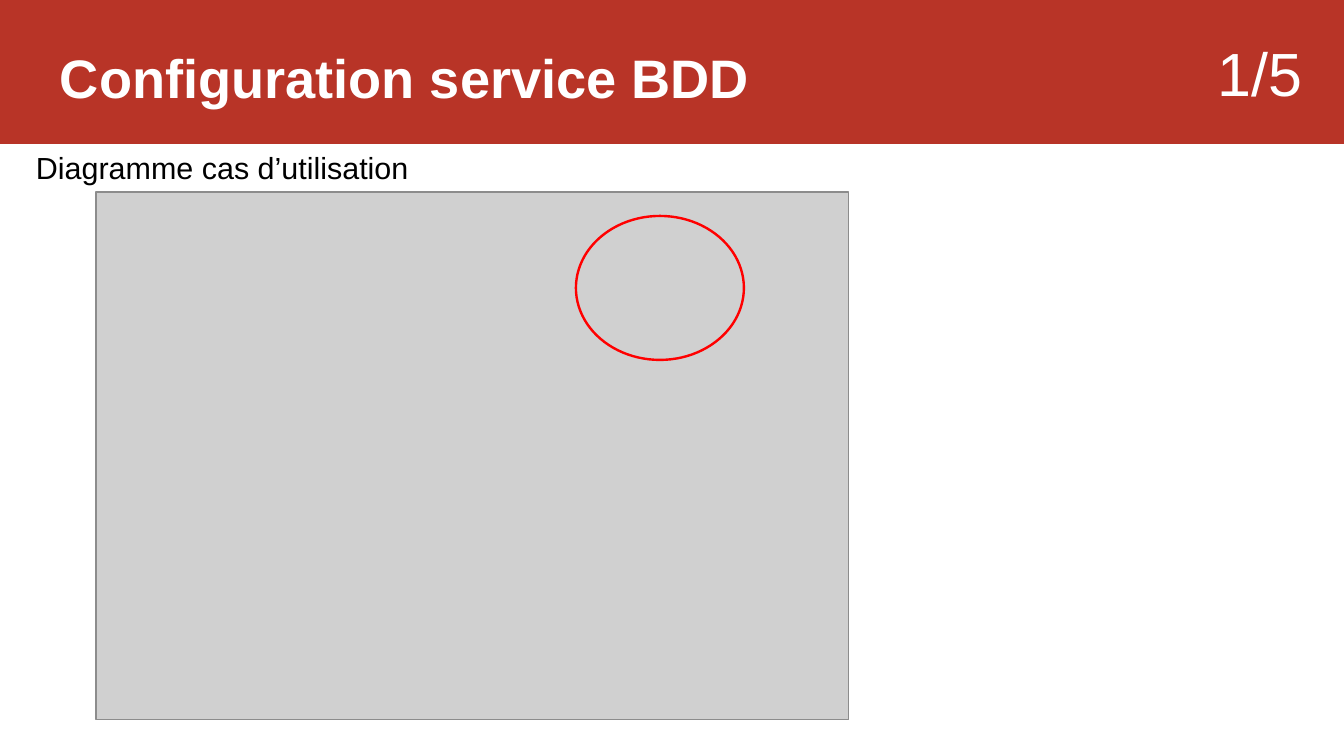
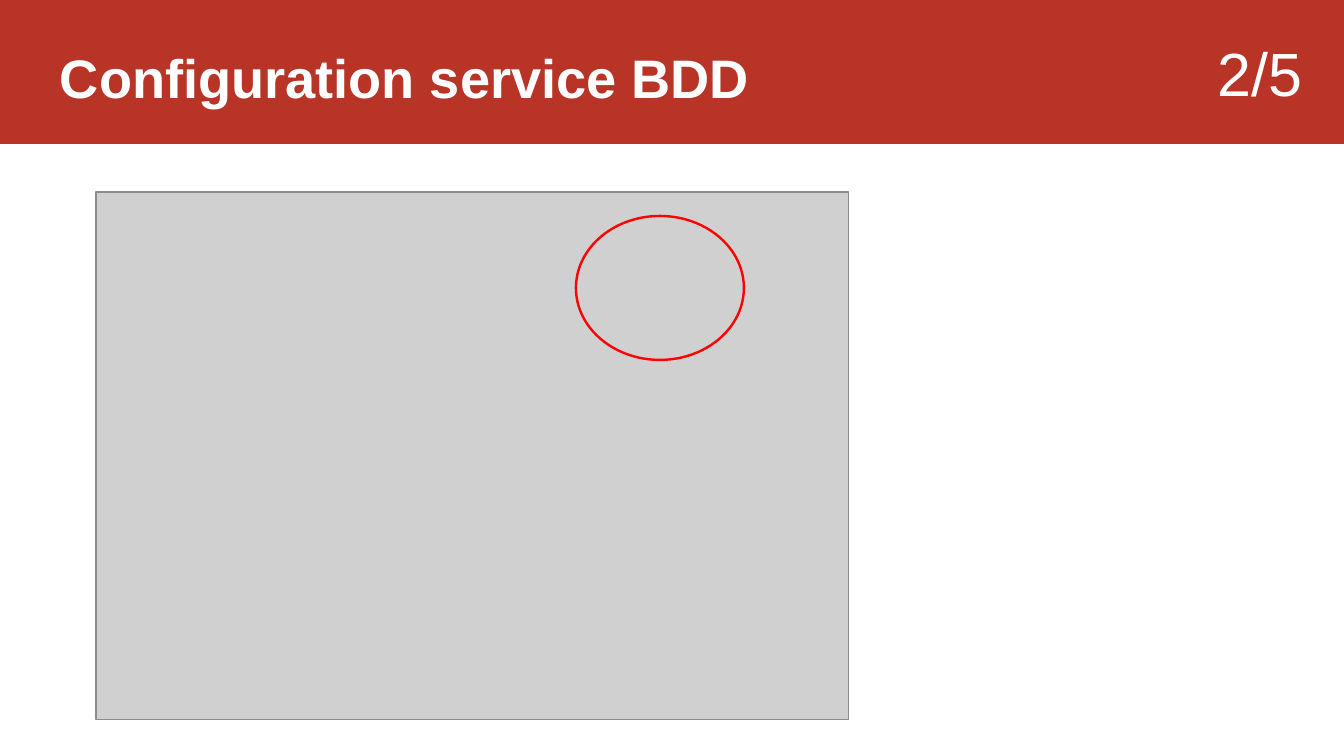
Before and after one commit to Sauvage89/sechoir-houblon, a slide deck: slide 18 of doc/diaporama/revue4/02-revue_sauvage.odp (slide 6 before the commit). Drawn at 1344x756 pixels with LibreOffice and Linux fonts; fonts in the diff are those of the drawing; grey boxes stand for pictures. Boxes give left, top, right and bottom in pixels: in the first picture for what was removed or moved away, otherwise in the second. Text is boxed around its words. In the diff, an @@ line names an element or a change of style, - is before the commit and + after.

Commit message:
refactor: amélioration de l'ordre du diaporama sauvage et amélioration structure cahier de recettes lenny et de meme pour les diagramme

```diff
--- a/doc/diaporama/revue4/02-revue_sauvage.odp
+++ b/doc/diaporama/revue4/02-revue_sauvage.odp
@@ text at <box>1217,52,1302,97</box>: text changed @@
-1/5
+2/5
@@ text removed at <box>36,157,409,185</box> @@
-Diagramme cas d’utilisation
```
Also in this commit, not shown: 22 other slides changed, 4 slides added, 4 other files.
